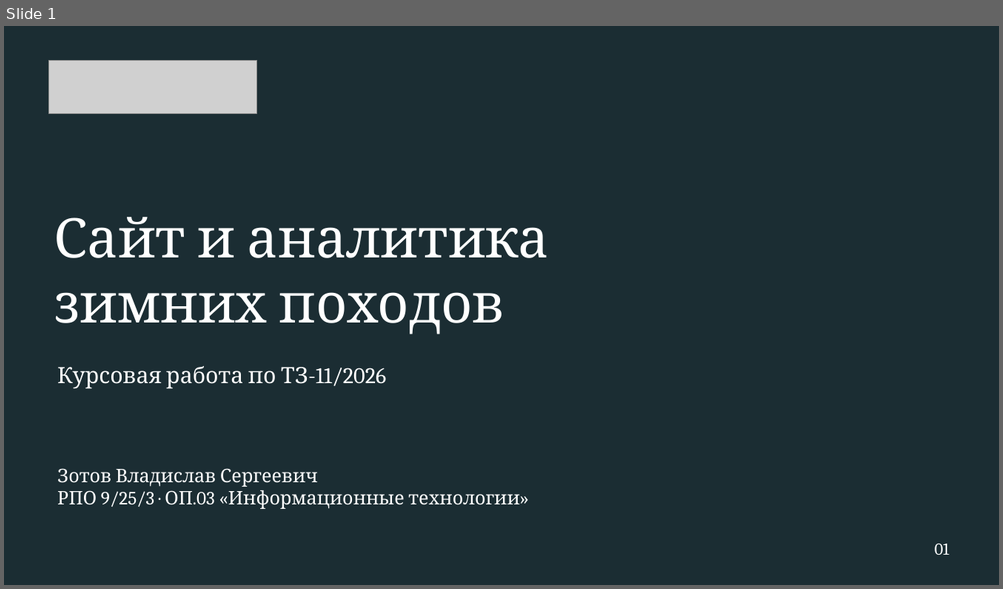
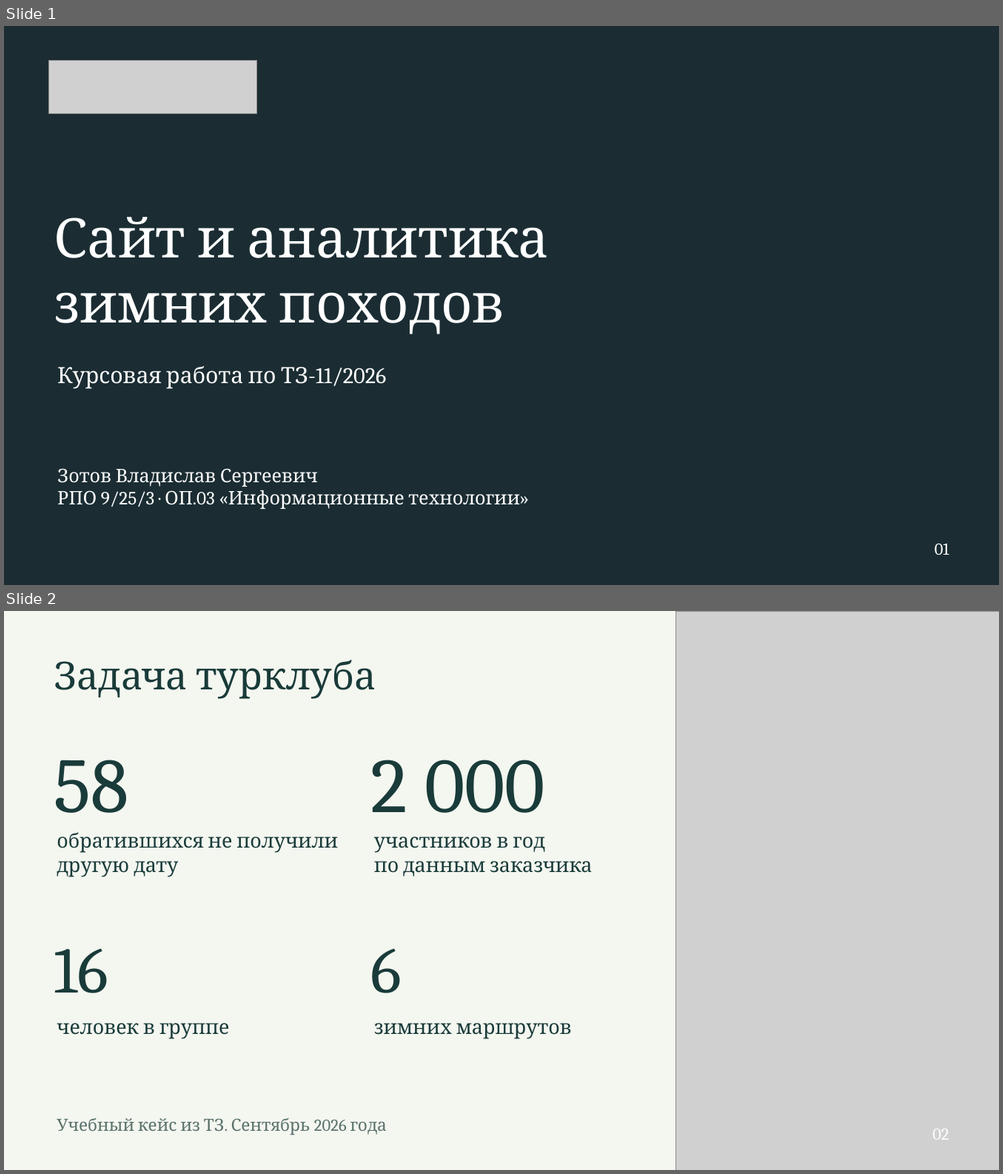
Before and after one commit to Resolushh/tz-11-turklub-tropa, a slide deck: presentation/zashchita.pptx. Shown one above the other, each under a label of ours: slide 1 before the commit, slides 1 and 2 after it. The pictures are 1003x589 and 1003x1174 pixels, drawn with LibreOffice and Linux fonts; fonts in the diff are those of the drawing; grey boxes stand for pictures; background and template pictures are left out; a plain dark background stands for a picture behind light text. Boxes give left, top, right and bottom in pixels: in the first picture for what was removed or moved away, otherwise in the second. Text is boxed around its words. In the diff, an @@ line names an element or a change of style, - is before the commit and + after.

```diff
--- a/presentation/zashchita.pptx
+++ b/presentation/zashchita.pptx
@@ slide 2 added at bbox=[4, 611, 999, 1170], background #F4F6F0 @@
@@ picture added at bbox=[675, 611, 999, 1170] @@
@@ text added at bbox=[54, 660, 375, 699], 46.5 pt, text #193B39 @@
+Задача турклуба
@@ text added at bbox=[54, 760, 128, 813], 93.8 pt, text #193B39 @@
+58
@@ text added at bbox=[371, 760, 545, 813], 93.8 pt, text #193B39 @@
+2 000
@@ text added at bbox=[57, 832, 338, 877], 24 pt, text #193B39 @@
+обратившихся не получили
+другую дату
@@ text added at bbox=[374, 837, 592, 877], 24 pt, text #193B39 @@
+участников в год
+по данным заказчика
@@ text added at bbox=[54, 948, 108, 994], 78.8 pt, text #193B39 @@
+16
@@ text added at bbox=[371, 948, 401, 994], 78.8 pt, text #193B39 @@
+6
@@ text added at bbox=[57, 1023, 229, 1039], 24 pt, text #193B39 @@
+человек в группе
@@ text added at bbox=[374, 1023, 572, 1039], 24 pt, text #193B39 @@
+зимних маршрутов
@@ text added at bbox=[57, 1119, 387, 1136], 20.2 pt, text #58716A @@
+Учебный кейс из ТЗ. Сентябрь 2026 года
@@ text added at bbox=[932, 1129, 948, 1140], 20.2 pt, text #FFFFFF @@
+02
```
Also in this commit, not shown: 6 slides changed, 4 other slides added, 5 slides removed, 4 other files.
